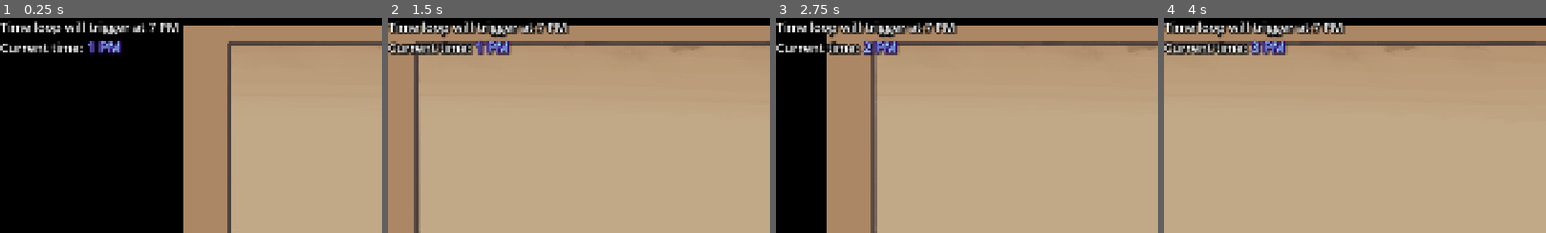
Above: before the commit, frames 1-4 (left to right).
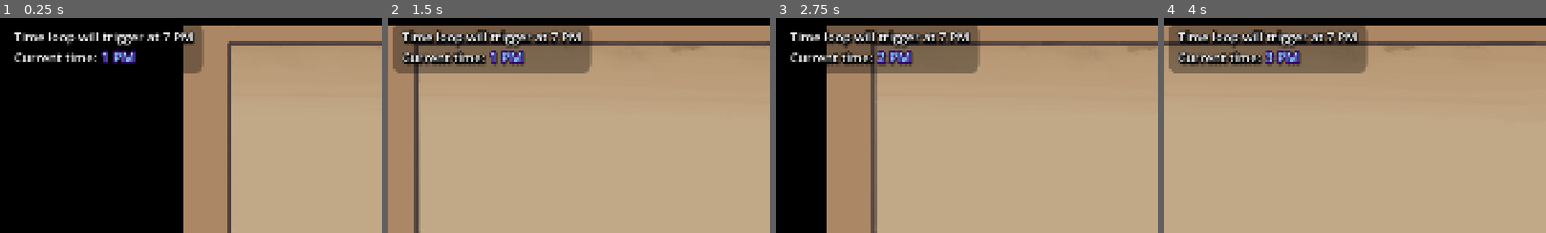
Above: after the commit, the same moments.

Repository: FlooferLand/timeloop-game
Game: Godot game, scene res://levels/the_building/the_building.tscn
Two runs of this game, one before a commit and one after it. Both use one fixed random seed, a clock stepped at 60 frames per second and the inputs below.
Inputs (mouse positions are % of the whole screen's width and height, from its top left):
- Up to frame 1 (0.25 s): no input
- Up to frame 2 (1.5 s): move the mouse to (72, 45) at 0.52 s; hold D (walk_right) from 0.53 s (still down); tap Space (advance_dialog) at 0.6 s; click (72, 45) at 0.67 s; move the mouse to (30, 55) at 1.27 s; tap E (interact) at 1.35 s
- Up to frame 3 (2.75 s): move the mouse to (60, 28) at 2.02 s; release D (walk_right) at 2.03 s; hold A (walk_left) from 2.03 s (still down); hold Shift (sprint) from 2.03 s (still down)
- Up to frame 4 (4 s): move the mouse to (45, 70) at 2.77 s; release A (walk_left) at 2.78 s; release Shift (sprint) at 2.78 s; hold D (walk_right) from 2.78 s (still down); tap Space (advance_dialog) at 2.85 s; click (45, 70) at 2.92 s; move the mouse to (80, 65) at 3.52 s; tap E (interact) at 3.6 s
The pictures show only the part of the screen within x 0-50%, y 0-50%; the shares and areas given below are measured in that part.

The runs differ from the first frame. In frame 1, 5.3% of the frame differs, in the area x 0-54%, y 1-26%; in frame 2, 11%; in frame 3, 9.8%; in frame 4, 11%.

Commit message:
Tidy up UI a bit

Diff:
--- a/autoload/time_loop_manager/tracker/time_loop_tracker.tscn
+++ b/autoload/time_loop_manager/tracker/time_loop_tracker.tscn
@@ -29,6 +29,13 @@
 }
 }
 
+[sub_resource type="StyleBoxFlat" id="StyleBoxFlat_ncppg"]
+bg_color = Color(0, 0, 0, 0.329412)
+corner_radius_top_left = 25
+corner_radius_top_right = 25
+corner_radius_bottom_right = 25
+corner_radius_bottom_left = 25
+
 [sub_resource type="LabelSettings" id="LabelSettings_vnco5"]
 font_size = 32
 outline_size = 12
@@ -57,7 +64,7 @@
 [node name="TimeLoopTracker" type="CanvasLayer" node_paths=PackedStringArray("music", "counter_label")]
 script = ExtResource("1_ncppg")
 music = NodePath("Music")
-counter_label = NodePath("Control/VBoxContainer/HBoxContainer/Counter")
+counter_label = NodePath("Control/MarginContainer/PanelContainer/MarginContainer/VBoxContainer/HBoxContainer/Counter")
 
 [node name="Music" type="AudioStreamPlayer" parent="."]
 stream = SubResource("AudioStreamInteractive_turvd")
@@ -72,26 +79,44 @@
 grow_vertical = 2
 mouse_filter = 2
 
-[node name="VBoxContainer" type="VBoxContainer" parent="Control"]
+[node name="MarginContainer" type="MarginContainer" parent="Control"]
 layout_mode = 0
-offset_right = 416.0
-offset_bottom = 176.0
+offset_right = 40.0
+offset_bottom = 40.0
+theme_override_constants/margin_left = 10
+theme_override_constants/margin_top = 10
+theme_override_constants/margin_right = 10
+theme_override_constants/margin_bottom = 10
 
-[node name="Notice" type="Label" parent="Control/VBoxContainer"]
+[node name="PanelContainer" type="PanelContainer" parent="Control/MarginContainer"]
+layout_mode = 2
+theme_override_styles/panel = SubResource("StyleBoxFlat_ncppg")
+
+[node name="MarginContainer" type="MarginContainer" parent="Control/MarginContainer/PanelContainer"]
+layout_mode = 2
+theme_override_constants/margin_left = 25
+theme_override_constants/margin_top = 15
+theme_override_constants/margin_right = 25
+theme_override_constants/margin_bottom = 15
+
+[node name="VBoxContainer" type="VBoxContainer" parent="Control/MarginContainer/PanelContainer/MarginContainer"]
+layout_mode = 2
+
+[node name="Notice" type="Label" parent="Control/MarginContainer/PanelContainer/MarginContainer/VBoxContainer"]
 layout_mode = 2
 text = "Time loop will trigger at 7 PM"
 label_settings = SubResource("LabelSettings_vnco5")
 
-[node name="HBoxContainer" type="HBoxContainer" parent="Control/VBoxContainer"]
+[node name="HBoxContainer" type="HBoxContainer" parent="Control/MarginContainer/PanelContainer/MarginContainer/VBoxContainer"]
 layout_mode = 2
 theme_override_constants/separation = 10
 
-[node name="Text" type="Label" parent="Control/VBoxContainer/HBoxContainer"]
+[node name="Text" type="Label" parent="Control/MarginContainer/PanelContainer/MarginContainer/VBoxContainer/HBoxContainer"]
 layout_mode = 2
 text = "Current time:"
 label_settings = SubResource("LabelSettings_c273m")
 
-[node name="Counter" type="Label" parent="Control/VBoxContainer/HBoxContainer"]
+[node name="Counter" type="Label" parent="Control/MarginContainer/PanelContainer/MarginContainer/VBoxContainer/HBoxContainer"]
 layout_mode = 2
 text = "1 PM"
 label_settings = SubResource("LabelSettings_m85eb")
Not shown: 1 places in autoload/time_loop_manager/tracker/time_loop_tracker.tscn that only renumber resources
